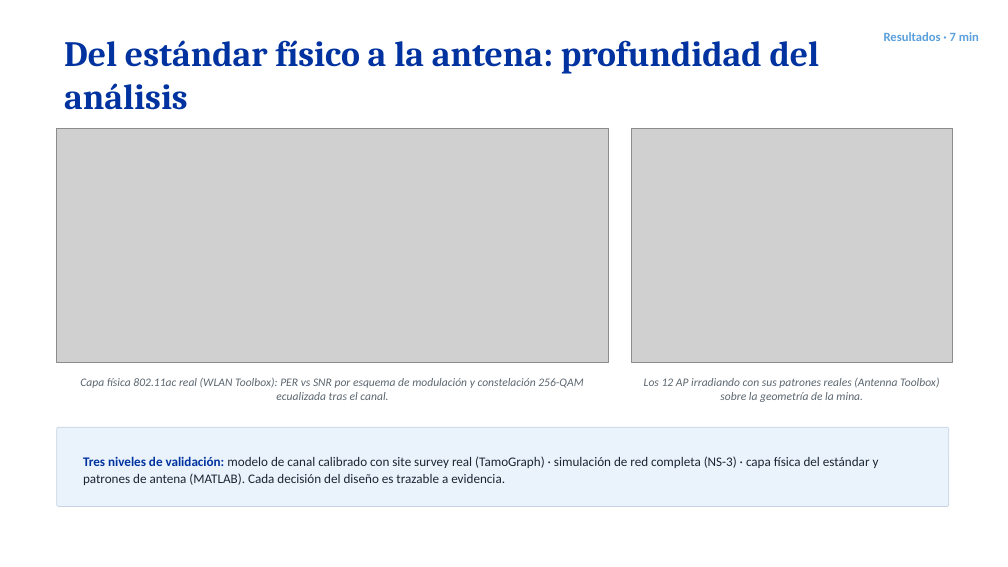
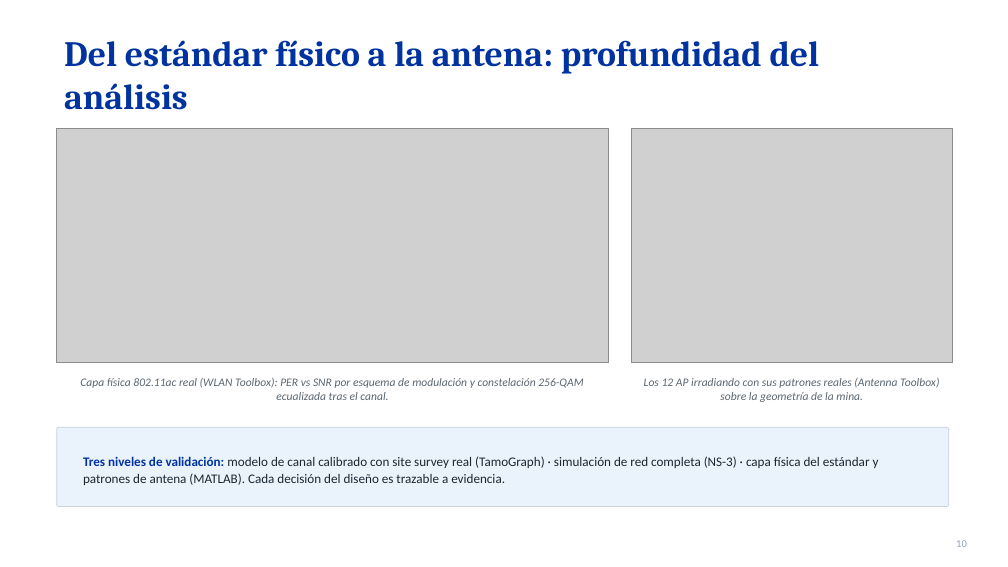
Before and after one commit to AdrianLopez012/tesis-lhd-802.11ac, a slide deck: slide 10 of fase4/presentacion/sustentacion_tesis.pptx. Drawn at 1008x567 pixels with LibreOffice and Linux fonts; fonts in the diff are those of the drawing; grey boxes stand for pictures. Boxes give left, top, right and bottom in pixels: in the first picture for what was removed or moved away, otherwise in the second. Text is boxed around its words. In the diff, an @@ line names an element or a change of style, - is before the commit and + after.

```diff
--- a/fase4/presentacion/sustentacion_tesis.pptx
+++ b/fase4/presentacion/sustentacion_tesis.pptx
@@ text removed at [884, 32, 979, 41] @@
-Resultados · 7 min
@@ page number added at [956, 540, 967, 547], 10 pt, text #8FA3BC @@
+10
```
Also in this commit, not shown: 14 other slides changed, 2 other files.
